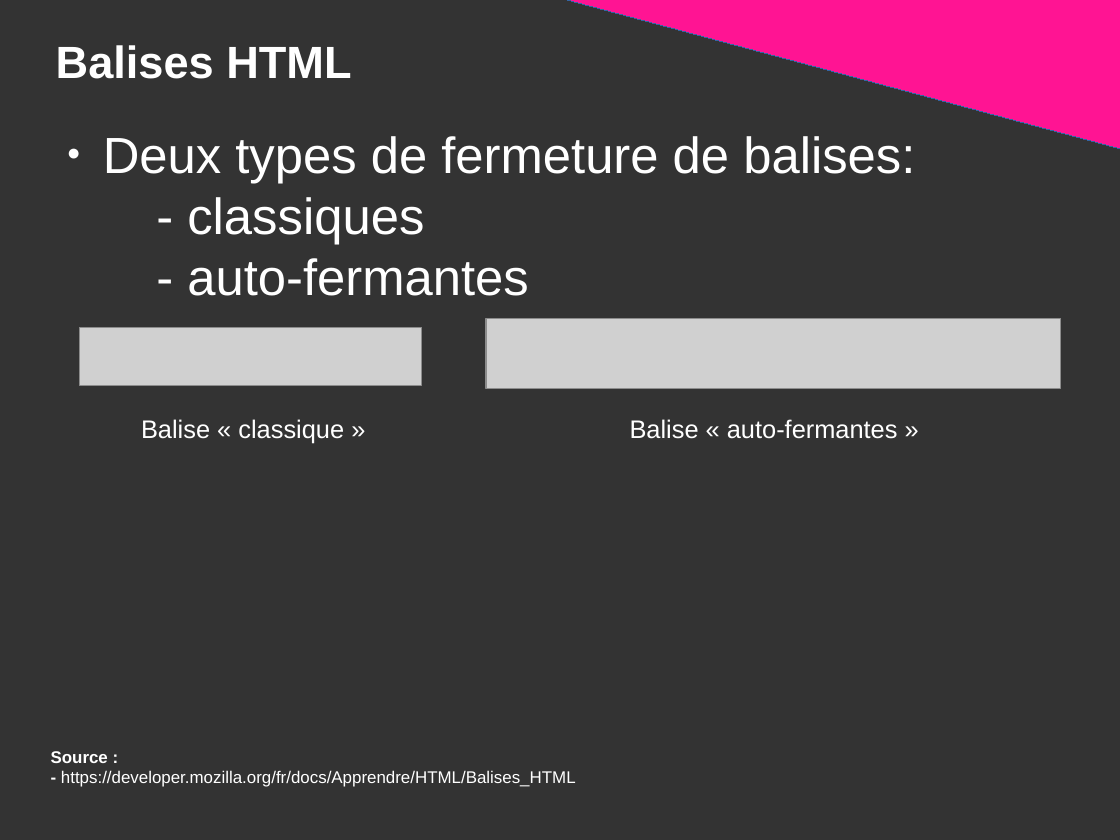
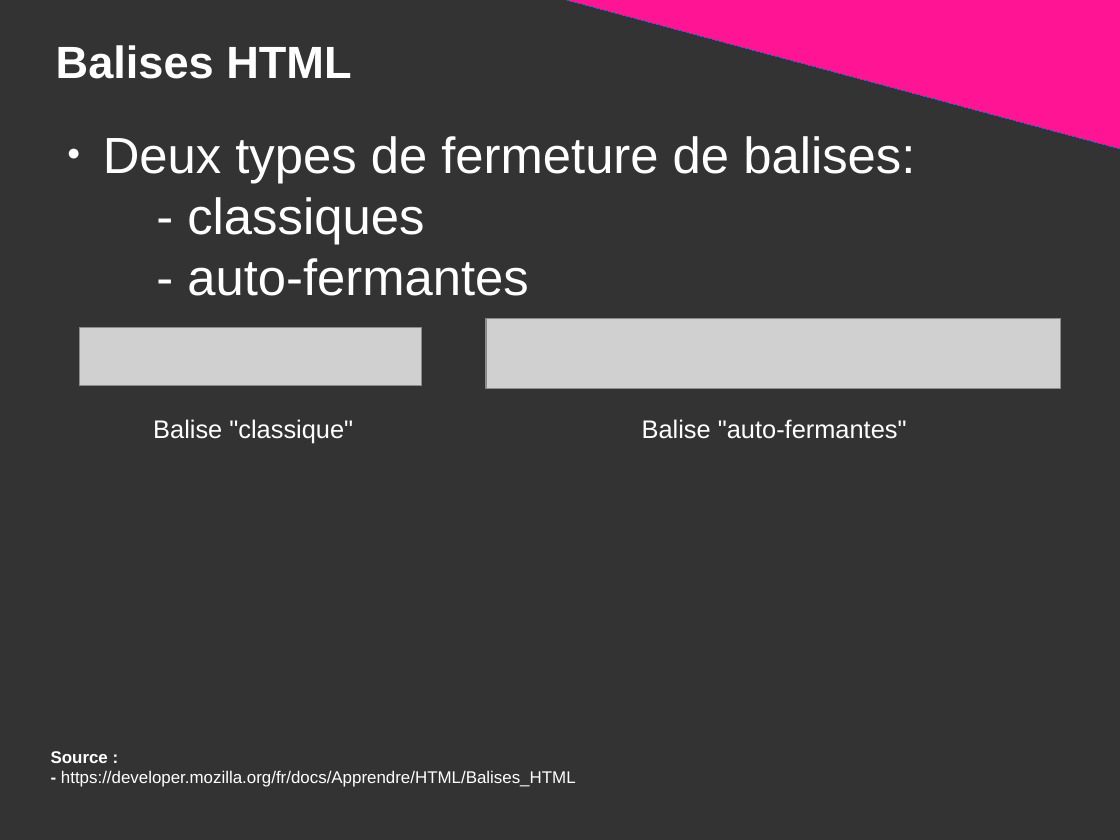
Before and after one commit to DanYellow/presentations, a slide deck: slide 26 of mmi/html/travaux-pratiques/numero-1/presentation.odp. Drawn at 1120x840 pixels with LibreOffice and Linux fonts; fonts in the diff are those of the drawing; grey boxes stand for pictures. Boxes give left, top, right and bottom in pixels: in the first picture for what was removed or moved away, otherwise in the second. Text is boxed around its words. In the diff, an @@ line names an element or a change of style, - is before the commit and + after.

```diff
--- a/mmi/html/travaux-pratiques/numero-1/presentation.odp
+++ b/mmi/html/travaux-pratiques/numero-1/presentation.odp
@@ text at bbox=[153, 419, 353, 444]: text changed @@
-Balise « classique »
+Balise "classique"
@@ text at bbox=[642, 419, 907, 439]: text changed @@
-Balise « auto-fermantes »
+Balise "auto-fermantes"
```
Also in this commit, not shown: 41 other slides changed, 2 slides added, 1 slide removed, 5 other files.
